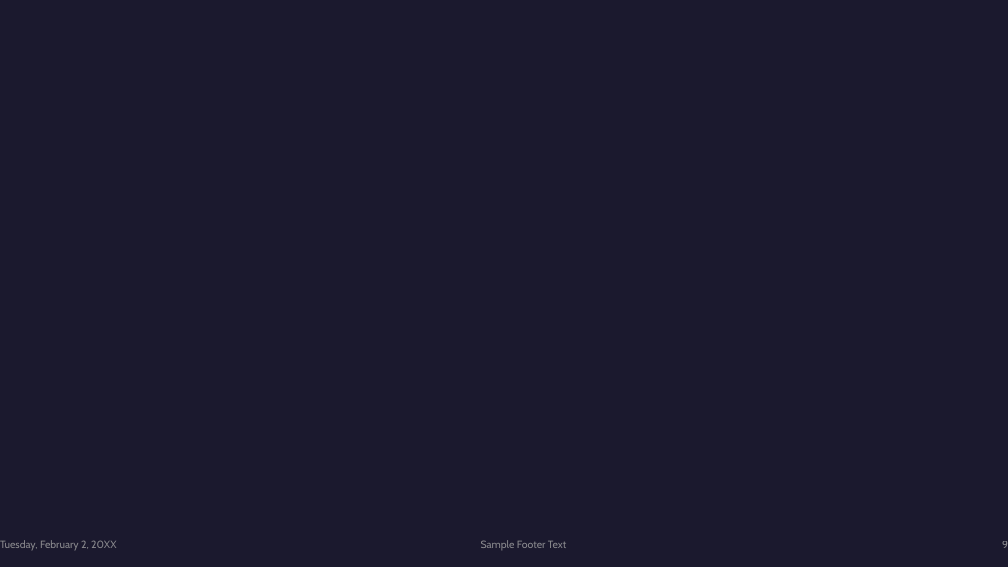
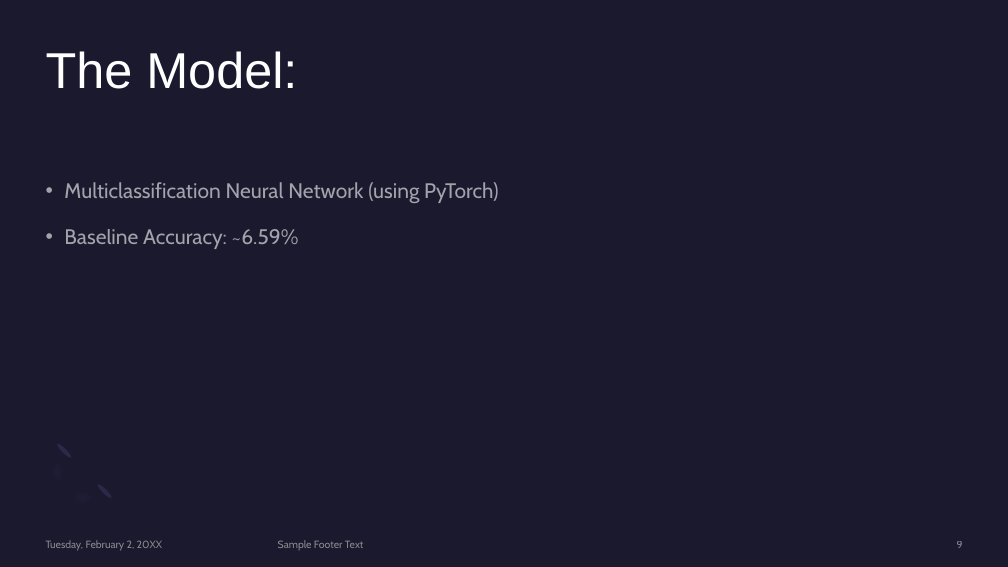
Before and after one commit to mbermont/Spotify_Project, a slide deck: slide 9 of docs/Utilizing Neural Networks To Categorize Songs.pptm. Drawn at 1008x567 pixels with LibreOffice and Linux fonts; fonts in the diff are those of the drawing. Boxes give left, top, right and bottom in pixels: in the first picture for what was removed or moved away, otherwise in the second. Text is boxed around its words. In the diff, an @@ line names an element or a change of style, - is before the commit and + after.

```diff
--- a/docs/Utilizing Neural Networks To Categorize Songs.pptm
+++ b/docs/Utilizing Neural Networks To Categorize Songs.pptm
@@ title added at (46,51,297,89), 48 pt, text #FFFFFF @@
+The Model:
@@ text added at (64,182,498,249), 20 pt, text #FFFFFF at 60% opacity @@
+• Multiclassification Neural Network (using PyTorch)
+• Baseline Accuracy: ~6.59%
@@ freeform shape added at (30,440,115,525), fill #7771B2 at 20% opacity @@
@@ ellipse added at (56,442,73,459), fill #2C284A @@
@@ ellipse added at (96,483,113,500), fill #2C284A @@
@@ text "Tuesday, February 2, 20XX": place and size @@
-text "Tuesday, February 2, 20XX" at (0,540,116,550)
+text "Tuesday, February 2, 20XX" at (46,540,162,551)
@@ text "Sample Footer Text": place and size @@
-text "Sample Footer Text" at (481,540,567,550)
+text "Sample Footer Text" at (278,540,364,550)
@@ page number: place and size @@
-page number at (1002,541,1008,548)
+page number at (957,541,963,548)
```
Also in this commit, not shown: 2 other slides changed, 14 other files.
